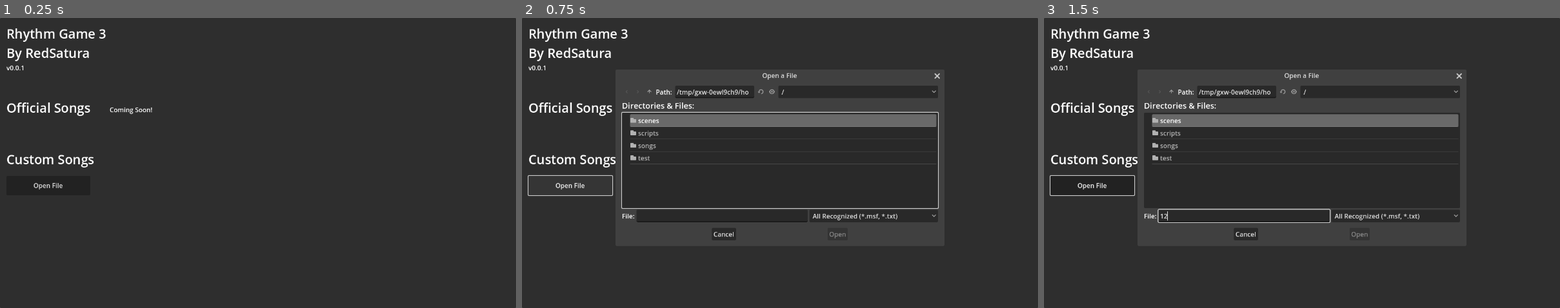
Above: before the commit, frames 1-3 (left to right).
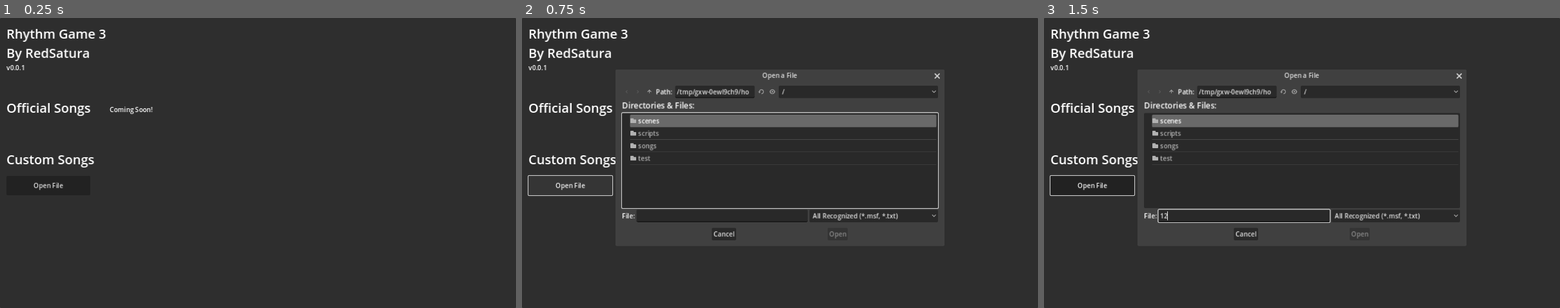
Above: after the commit, the same moments.

Repository: RedSatura/rhythm-game-3
Game: Godot game, scene res://scenes/title/title_screen.tscn
Same seed, same stepped clock (60 frames per second), same inputs: the game is played once before the commit and once after it.
Inputs (mouse positions are in pixels of both pictures, inside the frame that each line leads up to):
- Up to frame 1 (0.25 s): no input
- Up to frame 2 (0.75 s): click "Open File" at 0.5 s
- Up to frame 3 (1.5 s): click (1245, 215) at 1.27 s; type "12" at 1.35 s

The runs differ from the first frame. In frame 1, 0.7% of the frame differs, in the area x 1-30%, y 3-60%; in frame 2, 2.2%, in the area x 1-81%, y 3-76%; in frame 3, 2.0%.

Commit message:
change stretch mode, fix screen touch not being detected

Diff:
--- a/project.godot
+++ b/project.godot
@@ -10,7 +10,8 @@
 
 [application]
 
-config/name="Rhythm Game 3"
+config/name="RhythmGame3"
+config/version="0.0.1"
 run/main_scene="res://scenes/title/title_screen.tscn"
 config/features=PackedStringArray("4.2", "GL Compatibility")
 config/icon="res://icon.svg"
@@ -25,6 +26,7 @@
 window/size/viewport_width=1280
 window/size/viewport_height=720
 window/size/resizable=false
+window/stretch/mode="canvas_items"
 
 [input]
 
@@ -49,6 +51,10 @@
 ]
 }
 
+[input_devices]
+
+pointing/emulate_touch_from_mouse=true
+
 [rendering]
 
 renderer/rendering_method="gl_compatibility"
--- a/scenes/note_lane/note_lane.tscn
+++ b/scenes/note_lane/note_lane.tscn
@@ -3,7 +3,7 @@
 [ext_resource type="Script" path="res://scenes/note_lane/note_lane.gd" id="1_ipfhx"]
 
 [sub_resource type="CircleShape2D" id="CircleShape2D_tbutt"]
-radius = 32.0
+radius = 40.0
 
 [node name="NoteLane" type="Node2D"]
 position = Vector2(64, 640)
--- a/scenes/title/title_screen.gd
+++ b/scenes/title/title_screen.gd
@@ -2,5 +2,8 @@
 
 @onready var status_label = $StatusLabel
 
+func _ready():
+	OS.request_permissions()
+
 func _on_song_file_picker_file_selected(path):
 	status_label.text = "Loading %s..." % [path]
